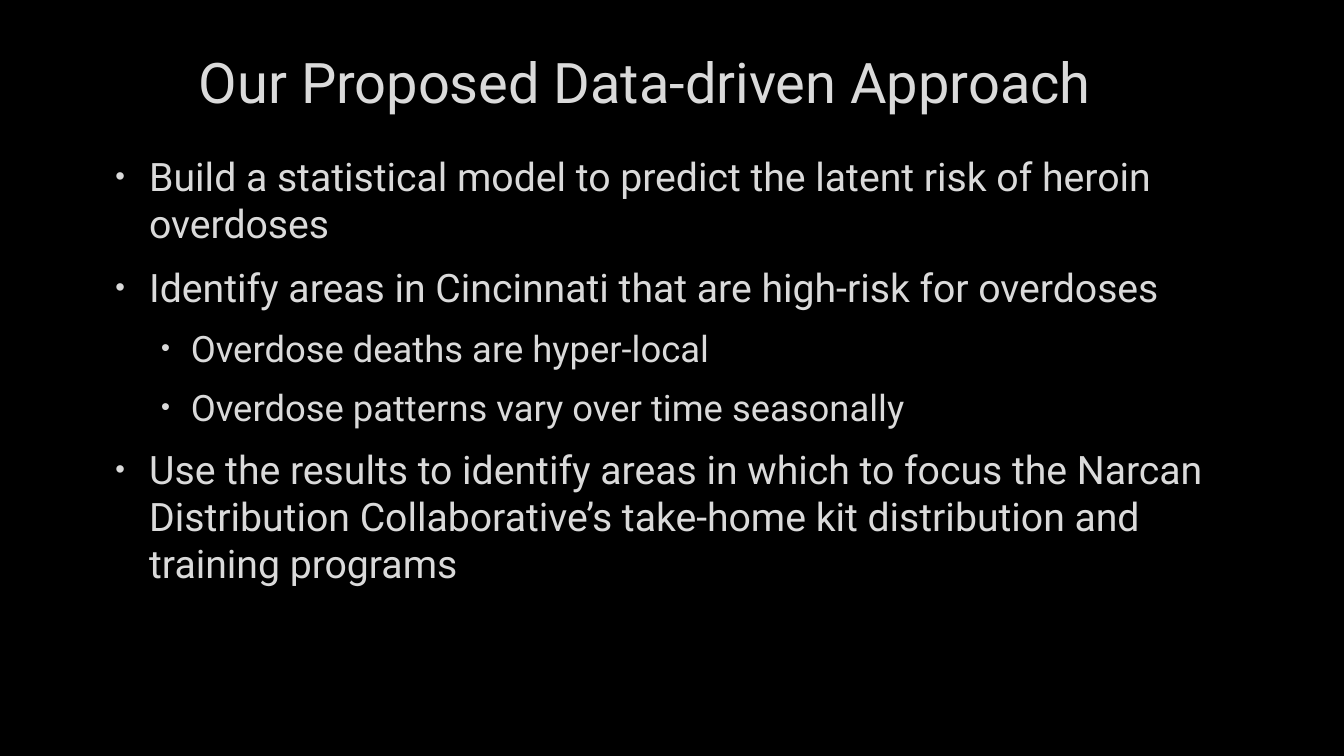
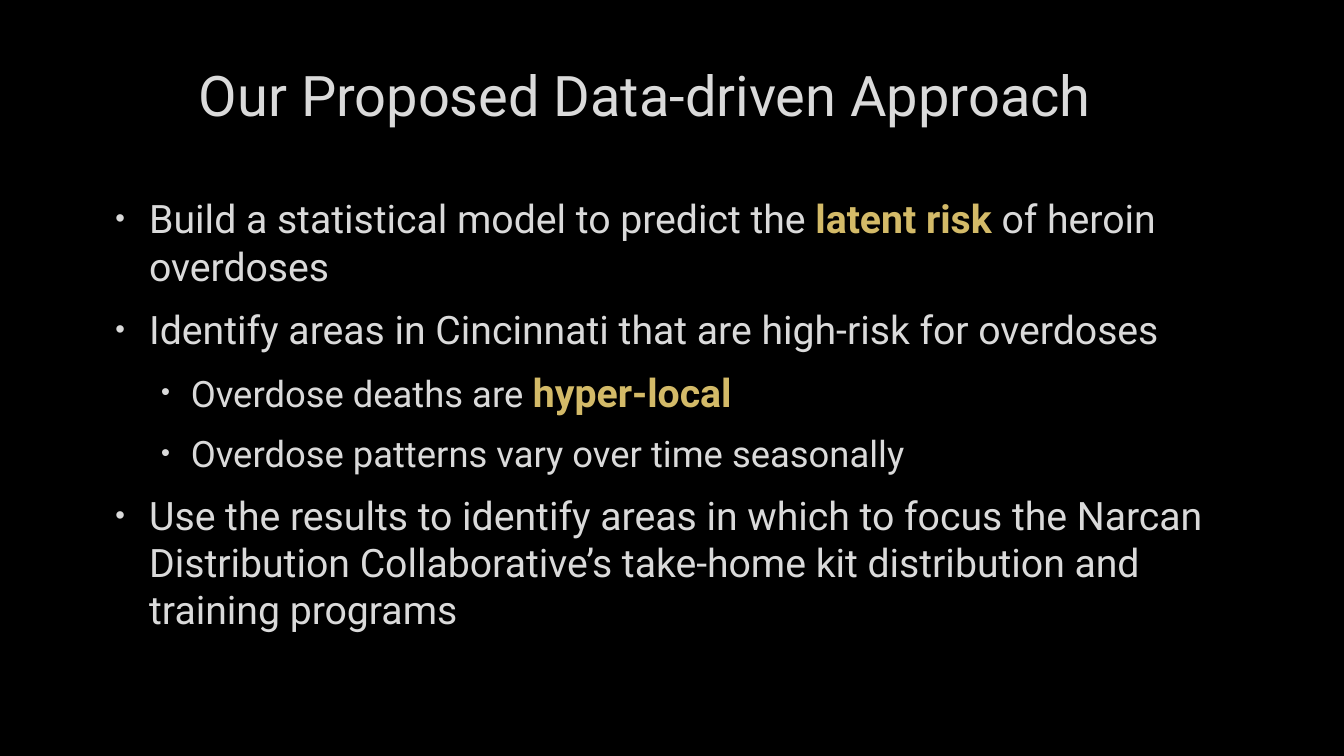
Before and after one commit to njcorona/heroin-overdose-prediction, a slide deck: slide 4 of pechakucha_nicksversion.pptx (slide 3 before the commit). Drawn at 1344x756 pixels with LibreOffice and Linux fonts; fonts in the diff are those of the drawing; background and template pictures are left out. Boxes give left, top, right and bottom in pixels: in the first picture for what was removed or moved away, otherwise in the second. Text is boxed around its words. In the diff, an @@ line names an element or a change of style, - is before the commit and + after.

```diff
--- a/pechakucha_nicksversion.pptx
+++ b/pechakucha_nicksversion.pptx
@@ title "Our Proposed Data-driven Approach": place and size @@
-title "Our Proposed Data-driven Approach" at bbox=[199, 61, 1090, 115]
+title "Our Proposed Data-driven Approach" at bbox=[199, 74, 1090, 128]
@@ text "Build a statistical model to ...": place and size @@
-text "Build a statistical model to ..." at bbox=[149, 161, 1203, 586]
+text "Build a statistical model to ..." at bbox=[149, 203, 1203, 632]
@@ text at bbox=[149, 203, 1156, 416]: text colour #DADADA to #D3BA68, bold on in "latent risk", "hyper-local"; size 26 to 28 pt in "hyper-local" @@
```
Also in this commit, not shown: 3 other slides changed, 5 slides added, 4 slides removed.
